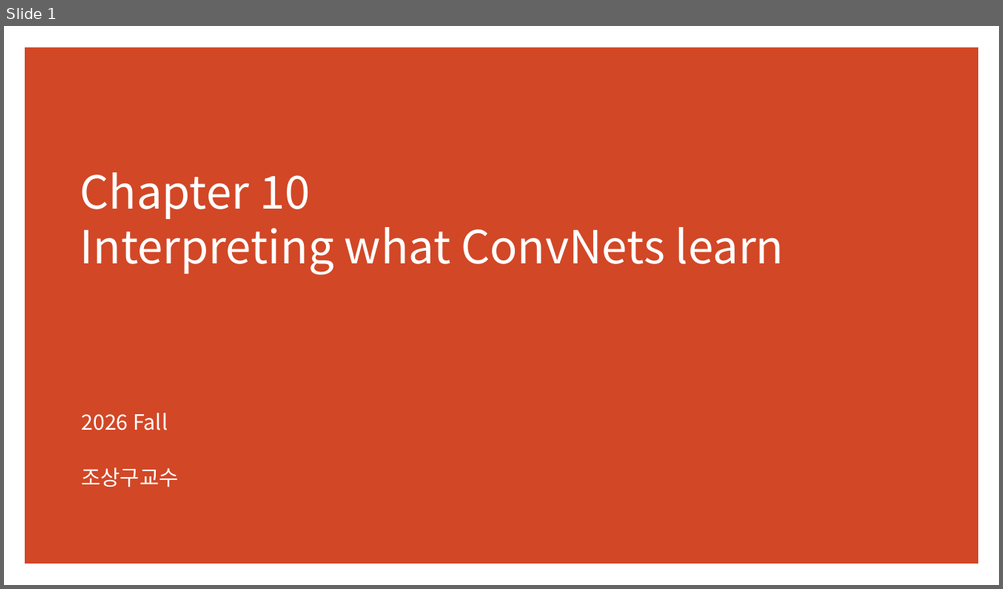
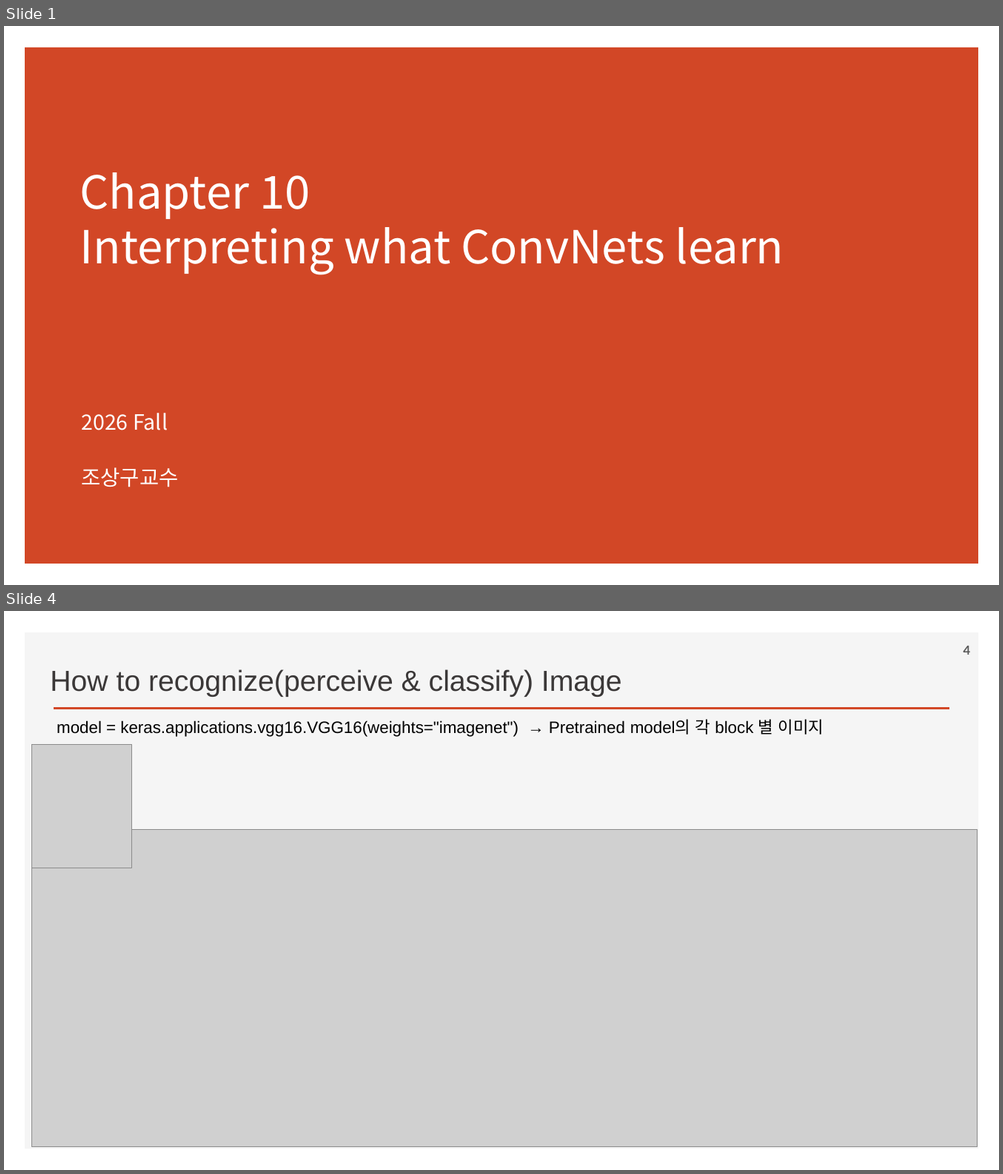
Before and after one commit to ancestor9/2026_Fall_Deep-Learning-with-Python, a slide deck: Chapter 10 Interpreting what ConvNets learn.pptx. Shown one above the other, each under a label of ours: slide 1 before the commit, slides 1 and 4 after it; the slides between them are not shown. The pictures are 1003x589 and 1003x1174 pixels, drawn with LibreOffice and Linux fonts; fonts in the diff are those of the drawing; grey boxes stand for pictures; background and template pictures are left out. Boxes give left, top, right and bottom in pixels: in the first picture for what was removed or moved away, otherwise in the second. Text is boxed around its words. In the diff, an @@ line names an element or a change of style, - is before the commit and + after.

```diff
--- a/Chapter 10 Interpreting what ConvNets learn.pptx
+++ b/Chapter 10 Interpreting what ConvNets learn.pptx
@@ slide 4 added at (4, 611, 999, 1170), background #FFFFFF @@
@@ rectangle added at (25, 632, 979, 1150), fill #F5F5F5 @@
@@ page number added at (963, 646, 970, 655), 12 pt, text #595959, bold @@
+4
@@ text added at (50, 669, 622, 697), 28 pt, text #3B3838 @@
+How to recognize(perceive & classify) Image
@@ line added from (54, 709) to (949, 709), #D24726 2 pt @@
@@ text added at (57, 719, 823, 737), 16 pt, text #000000 @@
+model = keras.applications.vgg16.VGG16(weights="imagenet") → Pretrained model의 각 block 별 이미지
@@ picture added at (32, 744, 132, 869) @@
@@ picture added at (32, 829, 978, 1147) @@
```
Also in this commit, not shown: 7 slides changed, 5 other slides added.
